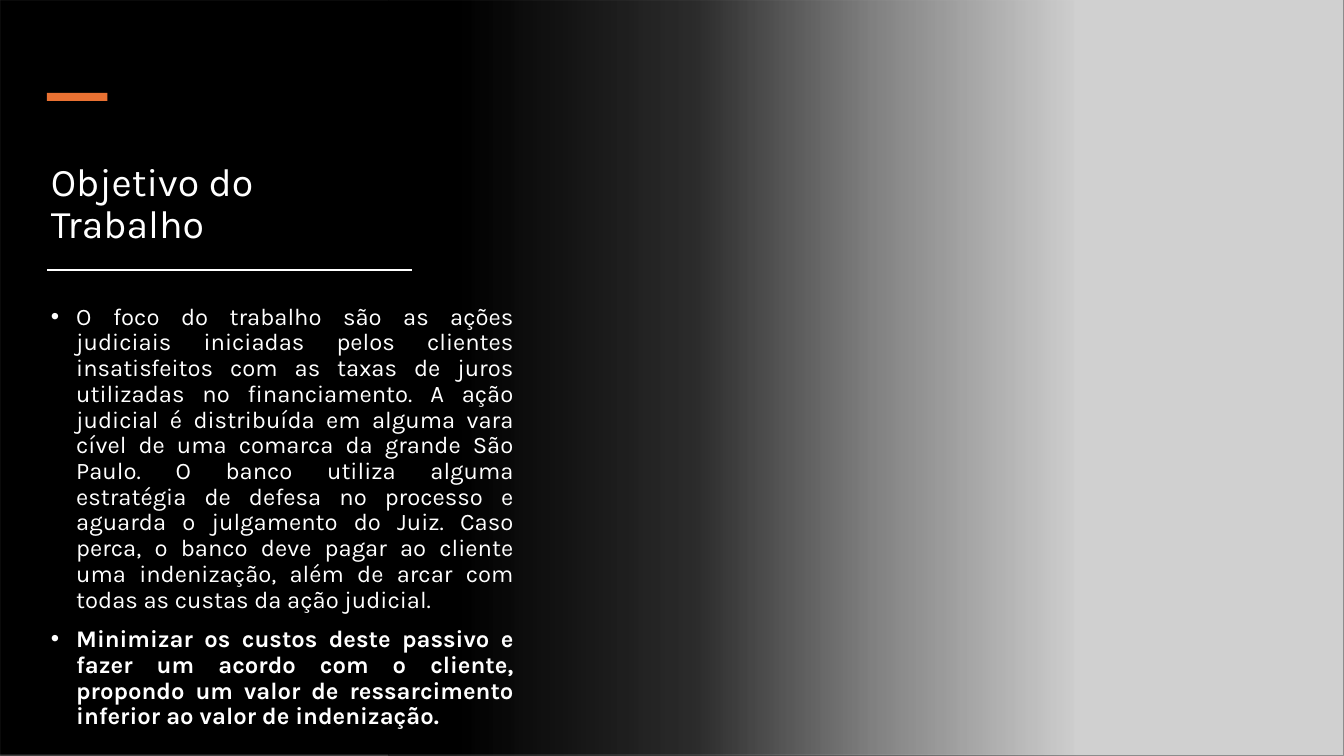
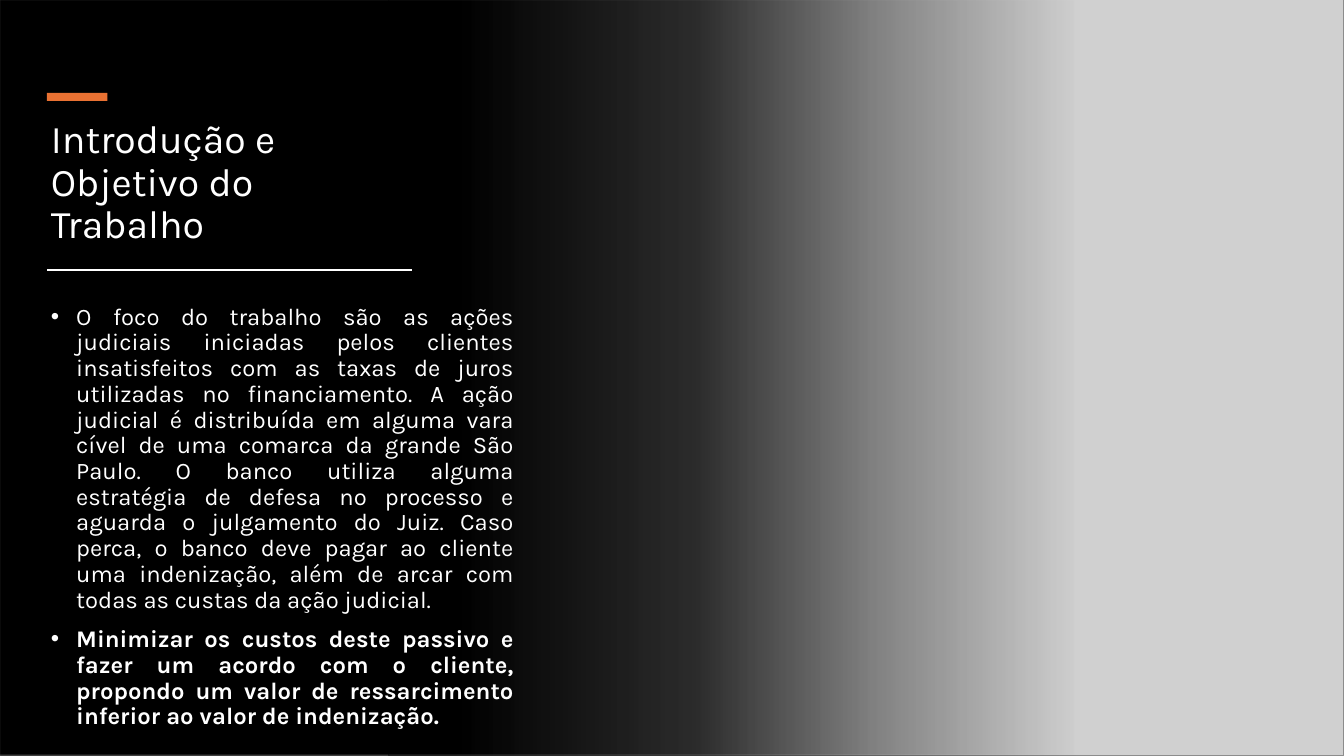
Before and after one commit to DeyvedAntonio/legal_analytics, a slide deck: slide 3 of 05_Documentacao/01_Power_point/Otimização de Custos de Ações Judiciais.pptx. Drawn at 1344x756 pixels with LibreOffice and Linux fonts; fonts in the diff are those of the drawing; grey boxes stand for pictures. Boxes give left, top, right and bottom in pixels: in the first picture for what was removed or moved away, otherwise in the second. Text is boxed around its words. In the diff, an @@ line names an element or a change of style, - is before the commit and + after.

```diff
--- a/05_Documentacao/01_Power_point/Otimização de Custos de Ações Judiciais.pptx
+++ b/05_Documentacao/01_Power_point/Otimização de Custos de Ações Judiciais.pptx
@@ title at bbox=[51, 126, 275, 239]: text changed @@
-Objetivo do Trabalho
+Introdução e Objetivo do Trabalho
```
Also in this commit, not shown: 2 other slides changed, 5 slides added, 1 slide removed.
